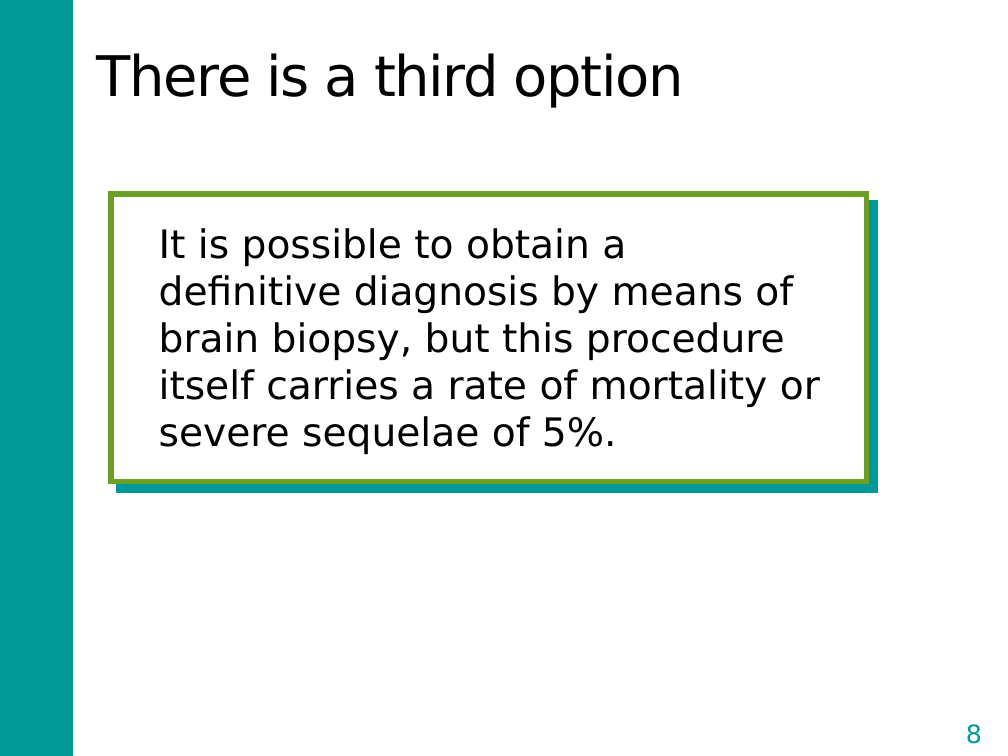
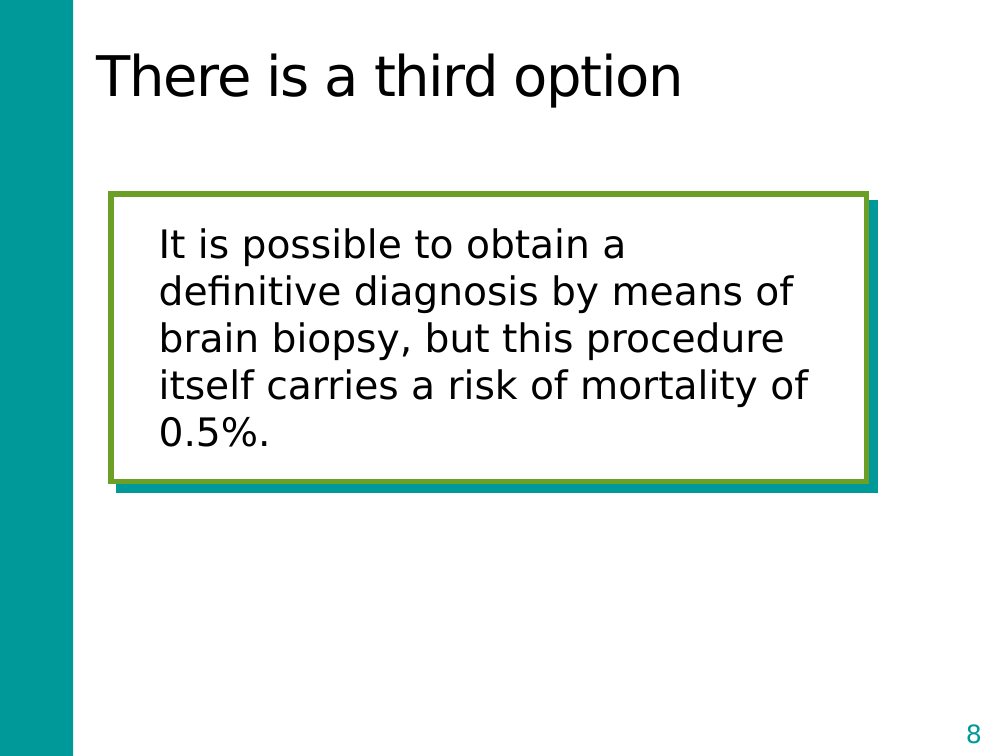
Before and after one commit to DARTH-git/Course-Modularization, a slide deck: slide 8 of Decision trees/Slides/CEA and Decision Modeling Overview_with Decision tree slides.pptx. Drawn at 1008x756 pixels with LibreOffice and Linux fonts; fonts in the diff are those of the drawing. Boxes give left, top, right and bottom in pixels: in the first picture for what was removed or moved away, otherwise in the second. Text is boxed around its words. In the diff, an @@ line names an element or a change of style, - is before the commit and + after.

```diff
--- a/Decision trees/Slides/CEA and Decision Modeling Overview_with Decision tree slides.pptx
+++ b/Decision trees/Slides/CEA and Decision Modeling Overview_with Decision tree slides.pptx
@@ text at (159, 228, 808, 447): text changed @@
-It is possible to obtain a definitive diagnosis by means of brain biopsy, but this procedure itself carries a rate of mortality or severe sequelae of 5%.
+It is possible to obtain a definitive diagnosis by means of brain biopsy, but this procedure itself carries a risk of mortality of 0.5%.
```
Also in this commit, not shown: 1 other slide changed.
